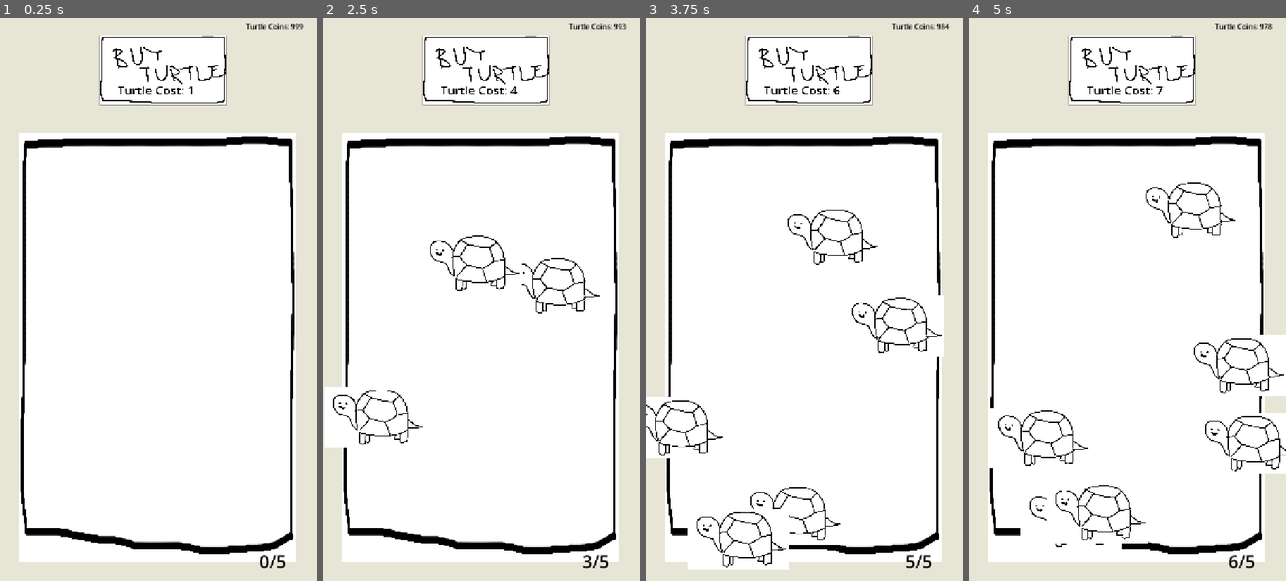
Above: before the commit, frames 1-4 (left to right).
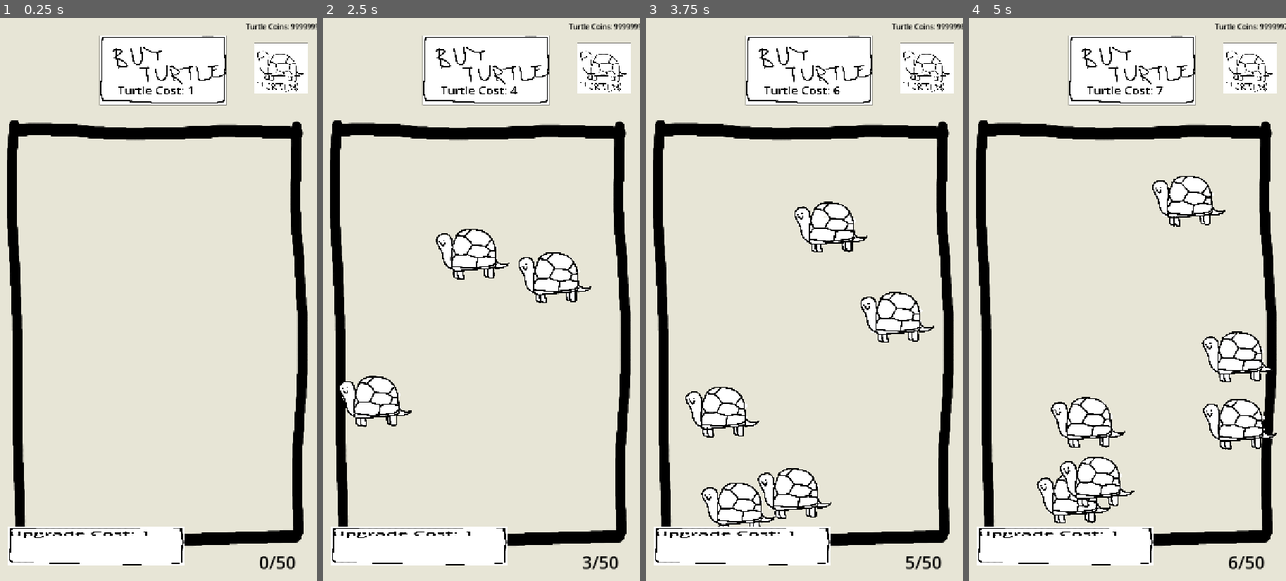
Above: after the commit, the same moments.

Repository: vsen2/turtleTower
Game: Godot game, scene res://main.tscn
Two runs of this game, one before a commit and one after it. Both use one fixed random seed, a clock stepped at 60 frames per second and the inputs below. This scene is started directly instead of the project's main scene.
Inputs:
- Up to frame 1 (0.25 s): no input
- Up to frame 2 (2.5 s): click "Turtle Cost: 1" at 0.5 s; click "Turtle Cost: 2" at 1.25 s; click "Turtle Cost: 3" at 2 s
- Up to frame 3 (3.75 s): click "Turtle Cost: 4" at 2.75 s; click "Turtle Cost: 5" at 3.5 s
- Up to frame 4 (5 s): click "Turtle Cost: 6" at 4.25 s

The runs differ from the first frame. In frame 1, 71% of the frame differs, in the area x 2-100%, y 1-98%; in frame 2, 69%; in frame 3, 67%; in frame 4, 66%.

Commit message:
added the mine

Diff:
--- a/main.tscn
+++ b/main.tscn
@@ -2,10 +2,16 @@
 
 [ext_resource type="Script" uid="uid://bmknanxfs4vu8" path="res://mainGame.gd" id="1_0xm2m"]
 [ext_resource type="Texture2D" uid="uid://c485tyocvel8h" path="res://Background.webp" id="1_ig7tw"]
+[ext_resource type="Texture2D" uid="uid://cjyg06kmje357" path="res://penNoBG.png" id="3_dg77c"]
 [ext_resource type="Texture2D" uid="uid://p2e1f1s83asv" path="res://turtlePen.png" id="3_lquwl"]
+[ext_resource type="Texture2D" uid="uid://8snly1qg6fkn" path="res://rocks.png" id="4_efxa6"]
 [ext_resource type="Texture2D" uid="uid://c0veadudg475c" path="res://buyTurtle.png" id="5_272bh"]
+[ext_resource type="Texture2D" uid="uid://b8t0t5p5iev1r" path="res://THEMINEnoBG.png" id="5_efxa6"]
+[ext_resource type="Texture2D" uid="uid://p6trwfmg4fm3" path="res://editTurtles.png" id="6_5vw27"]
 [ext_resource type="Script" uid="uid://f7asyiehuoav" path="res://turtleCoins.gd" id="6_7mycd"]
 [ext_resource type="Texture2D" uid="uid://bkpus5kqc0jdc" path="res://line2.png" id="6_272bh"]
+[ext_resource type="Texture2D" uid="uid://b4afpafq5udlr" path="res://TurtleBase.png" id="9_4c57u"]
+[ext_resource type="Texture2D" uid="uid://3eomfluya4kt" path="res://towerButtonIcon.png" id="10_efxa6"]
 
 [node name="Node2D" type="Node2D" unique_id=1208055871]
 script = ExtResource("1_0xm2m")
@@ -15,16 +21,107 @@
 scale = Vector2(0.33174604, 0.85900265)
 
 [node name="Background" type="Sprite2D" parent="." unique_id=1554020935]
-position = Vector2(358.5, 3.9997559)
+position = Vector2(361, 36)
 scale = Vector2(1.522, 20.519999)
 texture = ExtResource("1_ig7tw")
 
 [node name="TurtlePen" type="Sprite2D" parent="." unique_id=910034301]
-position = Vector2(358, 750.00006)
-scale = Vector2(0.33174604, 0.85900265)
-texture = ExtResource("3_lquwl")
-
-[node name="addTurtle" type="Button" parent="." unique_id=1279380004]
+position = Vector2(362.00003, 719.00006)
+scale = Vector2(0.69969666, 0.85900265)
+texture = ExtResource("3_dg77c")
+
+[node name="Basement1" type="Control" parent="." unique_id=561868939]
+layout_mode = 3
+anchors_preset = 0
+offset_right = 40.0
+offset_bottom = 40.0
+
+[node name="Rocks" type="Sprite2D" parent="Basement1" unique_id=42756874]
+position = Vector2(356, 1483.0001)
+scale = Vector2(0.37261903, 0.15412623)
+texture = ExtResource("4_efxa6")
+
+[node name="TheMine" type="Sprite2D" parent="Basement1" unique_id=1775904572]
+position = Vector2(174.00002, 1328.9999)
+scale = Vector2(0.17116404, 0.1371269)
+texture = ExtResource("5_efxa6")
+
+[node name="Line2" type="Sprite2D" parent="Basement1" unique_id=423661434]
+position = Vector2(355, 1847.0001)
+scale = Vector2(0.39708996, 0.011253348)
+texture = ExtResource("6_272bh")
+
+[node name="Line3" type="Sprite2D" parent="Basement1" unique_id=386462063]
+position = Vector2(351, 1594)
+scale = Vector2(0.39708996, 0.011253348)
+texture = ExtResource("6_272bh")
+
+[node name="Line4" type="Sprite2D" parent="Basement1" unique_id=77212945]
+position = Vector2(347, 2093.0002)
+scale = Vector2(0.39708996, 0.011253348)
+texture = ExtResource("6_272bh")
+
+[node name="Line5" type="Sprite2D" parent="Basement1" unique_id=27629702]
+position = Vector2(351, 2336.0002)
+scale = Vector2(0.39708996, 0.011253348)
+texture = ExtResource("6_272bh")
+
+[node name="Rocks3" type="Sprite2D" parent="Basement1" unique_id=1812265107]
+position = Vector2(358, 1965.0001)
+scale = Vector2(0.37261903, 0.15412623)
+texture = ExtResource("4_efxa6")
+
+[node name="Rocks2" type="Sprite2D" parent="Basement1" unique_id=327818512]
+position = Vector2(360, 1717)
+scale = Vector2(0.37261903, 0.15412623)
+texture = ExtResource("4_efxa6")
+
+[node name="Rocks4" type="Sprite2D" parent="Basement1" unique_id=580728311]
+position = Vector2(356, 2225)
+scale = Vector2(0.37261903, 0.15412623)
+texture = ExtResource("4_efxa6")
+
+[node name="Rocks5" type="Sprite2D" parent="Basement1" unique_id=1475961898]
+position = Vector2(352, 2445)
+scale = Vector2(0.37261903, 0.15412623)
+texture = ExtResource("4_efxa6")
+
+[node name="turtleCount" type="Label" parent="." unique_id=1950608965]
+offset_left = 589.0
+offset_top = 1208.0
+offset_right = 704.0
+offset_bottom = 1270.0
+theme_override_colors/font_color = Color(0, 0, 0, 1)
+theme_override_font_sizes/font_size = 40
+text = "XX/XX"
+
+[node name="CanvasLayer" type="CanvasLayer" parent="." unique_id=1540102641]
+
+[node name="ChangeTurtles" type="Button" parent="CanvasLayer" unique_id=1353817373]
+offset_left = 576.0
+offset_top = 60.0
+offset_right = 1760.0
+offset_bottom = 1201.0
+scale = Vector2(0.10426618, 0.09999122)
+icon = ExtResource("6_5vw27")
+
+[node name="turtleCoins" type="Label" parent="CanvasLayer" unique_id=1745811126]
+offset_left = 559.0
+offset_top = 11.0
+offset_right = 709.0
+offset_bottom = 75.0
+theme_override_colors/font_color = Color(0, 0, 0, 1)
+text = "TURTLE COINS: XXX"
+script = ExtResource("6_7mycd")
+
+[node name="TowerUI" type="Control" parent="CanvasLayer" unique_id=1170629106]
+layout_mode = 3
+anchors_preset = 0
+offset_right = 40.0
+offset_bottom = 40.0
+
+[node name="addTurtle" type="Button" parent="CanvasLayer/TowerUI" unique_id=1279380004]
+layout_mode = 0
 offset_left = 226.0
 offset_top = 43.0
 offset_right = 2124.0
@@ -32,7 +129,7 @@
 scale = Vector2(0.15201971, 0.13893068)
 icon = ExtResource("5_272bh")
 
-[node name="turtleCost" type="Label" parent="addTurtle" unique_id=1541145669]
+[node name="turtleCost" type="Label" parent="CanvasLayer/TowerUI/addTurtle" unique_id=1541145669]
 layout_mode = 0
 offset_left = 269.70178
 offset_top = 770.16833
@@ -42,32 +139,101 @@
 theme_override_font_sizes/font_size = 180
 text = "Turtle Cost: XXX"
 
-[node name="turtleCoins" type="Label" parent="." unique_id=1745811126]
-offset_left = 559.0
-offset_top = 11.0
-offset_right = 709.0
-offset_bottom = 75.0
-theme_override_colors/font_color = Color(0, 0, 0, 1)
-text = "TURTLE COINS: XXX"
-script = ExtResource("6_7mycd")
-
-[node name="Line2" type="Sprite2D" parent="." unique_id=423661434]
-position = Vector2(359, 1541)
-scale = Vector2(0.39708996, 0.011253348)
-texture = ExtResource("6_272bh")
-
-[node name="Line2" type="Sprite2D" parent="Line2" unique_id=1794060792]
-position = Vector2(339.25, 1320.625)
-scale = Vector2(0.39708996, 0.011253348)
-texture = ExtResource("6_272bh")
-
-[node name="turtleCount" type="Label" parent="." unique_id=1950608965]
-offset_left = 589.0
-offset_top = 1208.0
-offset_right = 704.0
-offset_bottom = 1270.0
-theme_override_colors/font_color = Color(0, 0, 0, 1)
-theme_override_font_sizes/font_size = 40
-text = "XX/XX"
-
-[connection signal="pressed" from="addTurtle" to="." method="_on_addTurtle_pressed"]
+[node name="addPenSpace" type="Button" parent="CanvasLayer/TowerUI" unique_id=1522470891]
+layout_mode = 0
+offset_left = 17.000008
+offset_top = 1158.0
+offset_right = 1915.0
+offset_bottom = 2299.0
+scale = Vector2(0.21201897, 0.07611531)
+icon = ExtResource("3_lquwl")
+
+[node name="penSpaceLabel" type="Label" parent="CanvasLayer/TowerUI/addPenSpace" unique_id=712537936]
+layout_mode = 0
+offset_left = 9.433083
+offset_top = 52.551846
+offset_right = 1844.1747
+offset_bottom = 1064.174
+theme_override_colors/font_color = Color(0, 0, 0, 1)
+theme_override_font_sizes/font_size = 200
+text = "Upgrade Cost: XXX"
+
+[node name="TurtleUI" type="Control" parent="CanvasLayer" unique_id=815006092]
+visible = false
+layout_mode = 3
+anchors_preset = 0
+offset_right = 40.0
+offset_bottom = 40.0
+
+[node name="TurtleUIBG" type="Sprite2D" parent="CanvasLayer/TurtleUI" unique_id=2139334960]
+position = Vector2(361, 656.00006)
+scale = Vector2(0.7901949, 1.0082939)
+texture = ExtResource("9_4c57u")
+
+[node name="Label" type="Label" parent="CanvasLayer/TurtleUI" unique_id=49232749]
+layout_mode = 0
+offset_left = 91.0
+offset_top = 302.0
+offset_right = 246.0
+offset_bottom = 366.0
+theme_override_colors/font_color = Color(0, 0, 0, 1)
+theme_override_font_sizes/font_size = 46
+text = "Turtles"
+
+[node name="UItowerButton" type="Button" parent="CanvasLayer/TurtleUI" unique_id=1801757311]
+layout_mode = 0
+offset_left = 97.99999
+offset_top = 185.0
+offset_right = 1174.0
+offset_bottom = 1289.0
+scale = Vector2(0.10004232, 0.08610254)
+icon = ExtResource("10_efxa6")
+
+[node name="UImine" type="Button" parent="CanvasLayer/TurtleUI" unique_id=1984179623]
+layout_mode = 0
+offset_left = 372.0
+offset_top = 188.0
+offset_right = 1448.0
+offset_bottom = 1292.0
+scale = Vector2(0.10004232, 0.08610254)
+icon = ExtResource("10_efxa6")
+
+[node name="UI" type="Button" parent="CanvasLayer/TurtleUI" unique_id=409997990]
+layout_mode = 0
+offset_left = 232.99998
+offset_top = 189.0
+offset_right = 1309.0
+offset_bottom = 1293.0
+scale = Vector2(0.10004232, 0.08610254)
+icon = ExtResource("10_efxa6")
+
+[node name="Button4" type="Button" parent="CanvasLayer/TurtleUI" unique_id=1243818207]
+layout_mode = 0
+offset_left = 525.0
+offset_top = 194.99997
+offset_right = 1601.0
+offset_bottom = 1299.0
+scale = Vector2(0.10004232, 0.08610254)
+icon = ExtResource("10_efxa6")
+
+[node name="scrollContainer" type="ScrollContainer" parent="CanvasLayer/TurtleUI" unique_id=910715122]
+custom_minimum_size = Vector2(200, 200)
+layout_mode = 0
+offset_left = 75.0
+offset_top = 378.0
+offset_right = 645.0
+offset_bottom = 1109.0
+horizontal_scroll_mode = 0
+
+[node name="turtleGrid" type="GridContainer" parent="CanvasLayer/TurtleUI/scrollContainer" unique_id=1406594791]
+layout_mode = 2
+theme_override_constants/h_separation = 20
+theme_override_constants/v_separation = 20
+columns = 5
+
+[node name="Camera2D" type="Camera2D" parent="." unique_id=34444522]
+position = Vector2(361, 638)
+
+[connection signal="pressed" from="CanvasLayer/ChangeTurtles" to="." method="_on_changeTurtles_pressed"]
+[connection signal="pressed" from="CanvasLayer/TowerUI/addTurtle" to="." method="_on_addTurtle_pressed"]
+[connection signal="pressed" from="CanvasLayer/TowerUI/addPenSpace" to="." method="_on_addPenSpace_pressed"]
--- a/mainGame.gd
+++ b/mainGame.gd
@@ -1,41 +1,49 @@
 extends Node2D
 
+@export var turtle_icon: Texture2D = preload("res://turtleIcon.png")
 @export var turtle_scene: PackedScene = preload("res://Turtle.tscn")
+
 @onready var addTurtle: Button = $addTurtle
+@onready var addPenSpace: Button = $addPenSpace
 @onready var turtle_pen: Sprite2D = $TurtlePen
-@onready var turtleCoinsLabel: Label = $turtleCoins
-@onready var turtleCostLabel: Label = $addTurtle/turtleCost
+@onready var turtleCoinsLabel: Label = $CanvasLayer/turtleCoins
+@onready var turtleCostLabel: Label = $CanvasLayer/TowerUI/addTurtle/turtleCost
 @onready var turtleCountLabel: Label = $turtleCount
+@onready var penSpaceLabel: Label = $CanvasLayer/TowerUI/addPenSpace/penSpaceLabel
+@onready var camera: Camera2D = $Camera2D
+@onready var towerUI: Control = $CanvasLayer/TowerUI
+@onready var grid: GridContainer = $CanvasLayer/TurtleUI/scrollContainer/turtleGrid
+@onready var turtleUI: Control = $CanvasLayer/TurtleUI
 
-var turtleCoins: int = 999
+var turtleCoins: int = 99999999
+var penSpaceCost: int = 1
 var turtleCost: int = 1
 var turtleCount: int = 0
-var turtleMax: int = 5
+var turtleMax: int = 50
+var floorLevel: int = 0
 
 func _ready() -> void:
 	pass
 
-# scroll to get to different scenes
 func _unhandled_input(event: InputEvent) -> void:
 	var screen_height: float = get_viewport_rect().size.y
-	if event is InputEventMouseButton:
-		# Detect scroll wheel moving up
-		if event.button_index == MOUSE_BUTTON_WHEEL_UP and event.is_pressed():
-			# Subtract the screen height to move up by one full screen
-			position.y += screen_height
-		elif event.button_index == MOUSE_BUTTON_WHEEL_DOWN and event.is_pressed():
+	if event is InputEventMouseButton and not turtleUI.visible and event.is_pressed():
+		if event.button_index == MOUSE_BUTTON_WHEEL_UP:
+			floorLevel -= 1
+			camera.position.y -= screen_height
+			print("floor: %s" % floorLevel)
+		elif event.button_index == MOUSE_BUTTON_WHEEL_DOWN:
+			floorLevel += 1
+			camera.position.y += screen_height
+			print("floor: %s" % floorLevel)
 
-			# Subtract the screen height to move up by one full screen
-			position.y -= screen_height
+		towerUI.visible = (floorLevel <= 0)
 
 func get_pen_bounds() -> Rect2:
 	if not turtle_pen or not turtle_pen.texture:
 		return Rect2()
 
-	# Get the texture's pixel size scaled by the sprite's scale
 	var pen_size: Vector2 = turtle_pen.texture.get_size() * turtle_pen.global_scale
-
-	# Determine top-left corner depending on whether the sprite is centered
 	var top_left: Vector2
 	if turtle_pen.centered:
 		top_left = turtle_pen.global_position - (pen_size / 2.0)
@@ -45,49 +53,52 @@
 	return Rect2(top_left, pen_size)
 
 func _on_addTurtle_pressed() -> void:
-	print("aksdafhnjs")
-	if turtle_scene:
-		if turtleCoins > turtleCost:
-			turtleCoins -= turtleCost
-			turtleCost += 1
-			turtleCount += 1
-			var bounds = get_pen_bounds()
-			var new_turtle = turtle_scene.instantiate()
+	if not turtle_scene:
+		return
 
+	if turtleCoins >= turtleCost and turtleCount < turtleMax:
+		turtleCoins -= turtleCost
+		turtleCost += 1
+		turtleCount += 1
 
-			# Pass the dynamic boundaries to the turtle
-			new_turtle.bounds = bounds
+		var bounds: Rect2 = get_pen_bounds()
+		var new_turtle = turtle_scene.instantiate()
+		new_turtle.bounds = bounds
 
-			# Spawn at a random position inside TurtlePen
-			new_turtle.global_position = Vector2(
-				randf_range(bounds.position.x, bounds.end.x),
-				randf_range(bounds.position.y, bounds.end.y)
-			)
+		# Give a 24px safety margin from the fence on initial spawn
+		var pad: float = 24.0
+		var spawn_min_x = bounds.position.x + pad
+		var spawn_max_x = max(spawn_min_x, bounds.end.x - pad)
+		var spawn_min_y = bounds.position.y + pad
+		var spawn_max_y = max(spawn_min_y, bounds.end.y - pad)
 
-			add_child(new_turtle)
+		new_turtle.global_position = Vector2(
+			randf_range(spawn_min_x, spawn_max_x),
+			randf_range(spawn_min_y, spawn_max_y)
+		)
 
-func _process(delta: float) -> void:
-	turtleCoinsLabel.text = "Turtle Coins: %d" %turtleCoins
-	turtleCostLabel.text = "Turtle Cost: %d" %turtleCost
+		add_child(new_turtle)
+		add_turtle_icon_to_grid()
+
+func _on_addPenSpace_pressed() -> void:
+	if turtleCoins >= penSpaceCost:
+		turtleCoins -= penSpaceCost
+		turtleMax += 1
+		penSpaceCost += 1
+
+func _process(_delta: float) -> void:
+	turtleCoinsLabel.text = "Turtle Coins: %d" % turtleCoins
+	turtleCostLabel.text = "Turtle Cost: %d" % turtleCost
 	turtleCountLabel.text = "%d/%d" % [turtleCount, turtleMax]
+	penSpaceLabel.text = "Upgrade Cost: %d" % penSpaceCost
 
+func _on_changeTurtles_pressed() -> void:
+	turtleUI.visible = !turtleUI.visible
 
-
-
-
-
-
-
-
-
-
-
-
-
-
-
-
-
-
-
-	#
+func add_turtle_icon_to_grid() -> void:
+	var icon = TextureRect.new()
+	icon.texture = turtle_icon
+	icon.custom_minimum_size = Vector2(96, 96)
+	icon.expand_mode = TextureRect.EXPAND_IGNORE_SIZE
+	icon.stretch_mode = TextureRect.STRETCH_KEEP_ASPECT_CENTERED
+	grid.add_child(icon)
--- a/turtle.tscn
+++ b/turtle.tscn
@@ -1,20 +1,20 @@
 [gd_scene format=3 uid="uid://dqbtfsg04rb4m"]
 
 [ext_resource type="Script" uid="uid://b6an50qt5dcoy" path="res://turtleCode.gd" id="1_2ssyi"]
-[ext_resource type="Texture2D" uid="uid://na0bvp0di8ls" path="res://RealTurtle.png" id="2_w1etq"]
+[ext_resource type="Texture2D" uid="uid://ci4t6q8l0p7ej" path="res://turtleNoBG.png" id="2_2ssyi"]
 
 [sub_resource type="RectangleShape2D" id="RectangleShape2D_6snss"]
-size = Vector2(227.5, 139)
+size = Vector2(168, 117)
 
 [node name="Turtle" type="Area2D" unique_id=330427929]
 position = Vector2(88, 82)
 script = ExtResource("1_2ssyi")
 
 [node name="CollisionShape2D" type="CollisionShape2D" parent="." unique_id=1328151684]
-position = Vector2(0, -1)
+position = Vector2(-1, -2.5)
 shape = SubResource("RectangleShape2D_6snss")
 
 [node name="TimmyOG" type="Sprite2D" parent="." unique_id=1640845142]
 position = Vector2(-2.0000153, -1.0000153)
 scale = Vector2(0.12169312, 0.12135922)
-texture = ExtResource("2_w1etq")
+texture = ExtResource("2_2ssyi")
--- a/turtleCode.gd
+++ b/turtleCode.gd
@@ -8,21 +8,50 @@
 var drag_offset: Vector2 = Vector2.ZERO
 
 @onready var sprite: Sprite2D = $Sprite2D
+@onready var collision_shape: CollisionShape2D = $CollisionShape2D
+
+# Cache the radius/extent so it's calculated reliably
+var turtle_radius: float = 16.0
 
 func _ready() -> void:
 	_pick_random_direction()
 	input_event.connect(_on_input_event)
+	_calculate_turtle_size()
+
+func _calculate_turtle_size() -> void:
+	# Priority 1: Use CollisionShape2D if present (most accurate)
+	if collision_shape and collision_shape.shape:
+		var shape = collision_shape.shape
+		if shape is CircleShape2D:
+			turtle_radius = shape.radius * collision_shape.global_scale.x
+			return
+		elif shape is RectangleShape2D:
+			turtle_radius = max(shape.size.x, shape.size.y) * 0.5 * collision_shape.global_scale.x
+			return
+
+	# Priority 2: Fallback to Sprite dimensions
+	if sprite and sprite.texture:
+		var scaled_size: Vector2 = sprite.texture.get_size() * sprite.global_scale
+		# Using the larger dimension prevents corners poking out during rotation
+		turtle_radius = max(scaled_size.x, scaled_size.y) / 2.0
 
 func _process(delta: float) -> void:
-	# Calculate margin so the turtle sprite stays fully inside the pen
-	var half_size: Vector2 = Vector2.ZERO
-	if sprite and sprite.texture:
-		half_size = (sprite.texture.get_size() * sprite.global_scale) / 2.0
+	if bounds == Rect2():
+		return
 
-	var min_x = bounds.position.x + half_size.x
-	var max_x = bounds.end.x - half_size.x
-	var min_y = bounds.position.y + half_size.y
-	var max_y = bounds.end.y - half_size.y
+	# Pad inner bounds using the calculated turtle radius
+	var min_x = bounds.position.x + turtle_radius
+	var max_x = bounds.end.x - turtle_radius
+	var min_y = bounds.position.y + turtle_radius
+	var max_y = bounds.end.y - turtle_radius
+
+	# Prevent inversions if pen is smaller than the turtle
+	if min_x > max_x:
+		min_x = bounds.get_center().x
+		max_x = min_x
+	if min_y > max_y:
+		min_y = bounds.get_center().y
+		max_y = min_y
 
 	if is_dragging:
 		global_position = get_global_mouse_position() + drag_offset
@@ -31,7 +60,7 @@
 	else:
 		global_position += direction * speed * delta
 
-		# Bounce off inner walls of TurtlePen
+		# Bounce using outer radius rather than center point
 		if global_position.x <= min_x:
 			direction.x = abs(direction.x)
 		elif global_position.x >= max_x:
@@ -44,8 +73,6 @@
 
 		global_position.x = clamp(global_position.x, min_x, max_x)
 		global_position.y = clamp(global_position.y, min_y, max_y)
-
-		# rotation = direction.angle()
 
 func _pick_random_direction() -> void:
 	direction = Vector2.RIGHT.rotated(randf_range(0.0, TAU)).normalized()
Binary file added: THEMINEnoBG.png
Not shown, added: THEMINEnoBG.png.import
Binary file added: TheMine.png
Not shown, added: TheMine.png.import
Binary file added: TurtleBase.png
Not shown, added: TurtleBase.png.import
Binary file added: editButton.png
Not shown, added: editButton.png.import
Binary file added: editTurtles.png
Not shown, added: editTurtles.png.import
Binary file added: penNoBG.png
Not shown, added: penNoBG.png.import
(and 8 more such lines)
